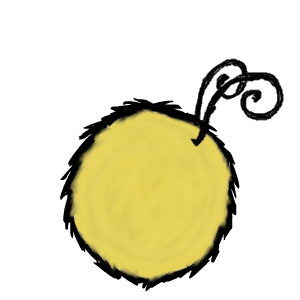
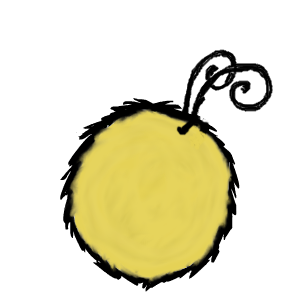
Revision of a layered 300 x 300 image; what changed, layer by layer:
painted on "Bee" over [176, 49, 284, 150]
